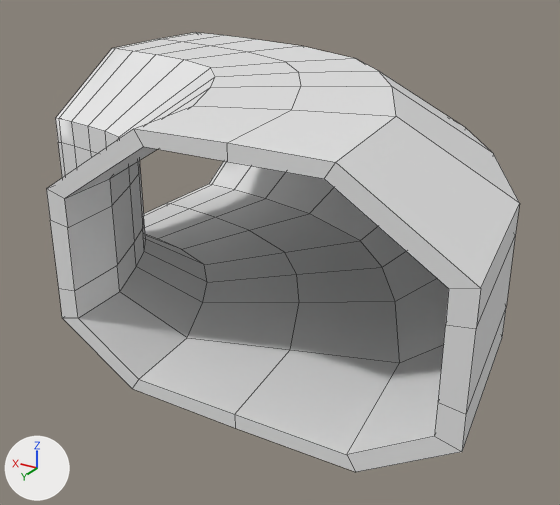
The OBJ model level_data/space_ship/corridore_90.obj as it was, and as the next commit left it.
One viewpoint serves both versions: a 50 mm lens placed at (-1.81, -0.08, 1.57), pointed at (0.6, -4.1, -0.44). Lighting does not change. The marker at lower left points along +X, +Y and +Z. Mesh edges are drawn as thin lines. Where no turn or scale is listed for an object, it has been applied to the vertices.
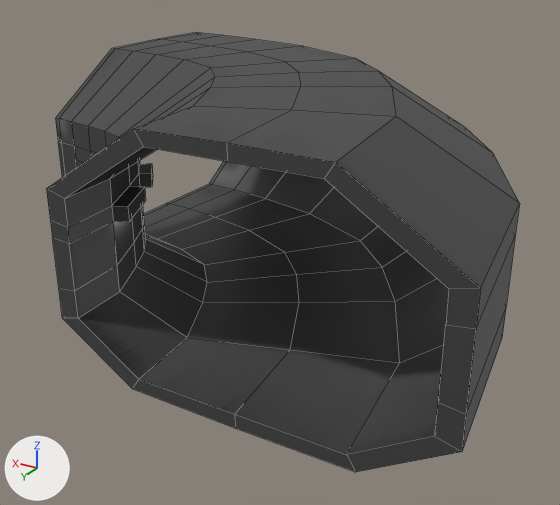
Changed parts and their boxes [x1, y1, x2, y2] in the pictures (560 x 505 px):
part 1 of me_cube_001, built on
    before: [50, 143, 144, 291]
    after: [50, 143, 153, 291]
part 2 of me_cube_001, recoloured
    both: [46, 32, 520, 472]

Edits to the bpy script that builds the scene:
```text
Add img_corridore_90_png:
    img_corridore_90_png = load_image('corridore_90.png', '../../textures/corridore_90.png', 1024, 1024, 'sRGB')
Add mat_base:
    mat_base = principled_material('base')
    mat_base.texture = img_corridore_90_png
Change me_cube_001:
    used by ob_cube_001; location = (0.0, 0.0, 0.0)
    remove me_cube_001.from_pydata(...)  # 280 vertices, 294 faces; spans x -1.12..2.2, y -6.03..-2.68, z -0.72..0.72
    add me_cube_001.from_pydata(...)  # 316 vertices, 324 faces; spans x -1.12..2.2, y -6.03..-2.68, z -0.72..0.72
    me_cube_001 part 1
    17 faces are deleted
    6 vertices are added at (0.95, -3.07, 0.05), (1.09, -3.39, 0.05), (1.23, -3.61, 0.05), (1.36, -3.78, 0.05), (1.61, -3.89, 0.05), (1.81, -3.93, 0.05)
    16 new vertices lie (0.0, 0.0, -0.09) away from vertices in x 1.0..2.04, y -3.9..-2.68, z 0.14..0.15
    6 new vertices lie (0.0, 0.0, 0.09) away from vertices in x 0.95..1.81, y -3.93..-3.07, z 0.05
    41 new faces join them
    me_cube_001 part 2: 275 faces spanning x -1.12..2.2, y -6.03..-2.68, z -0.72..0.72 switch from mat_material (white #e7e7e7) to mat_base (picture img_corridore_90_png)
```
